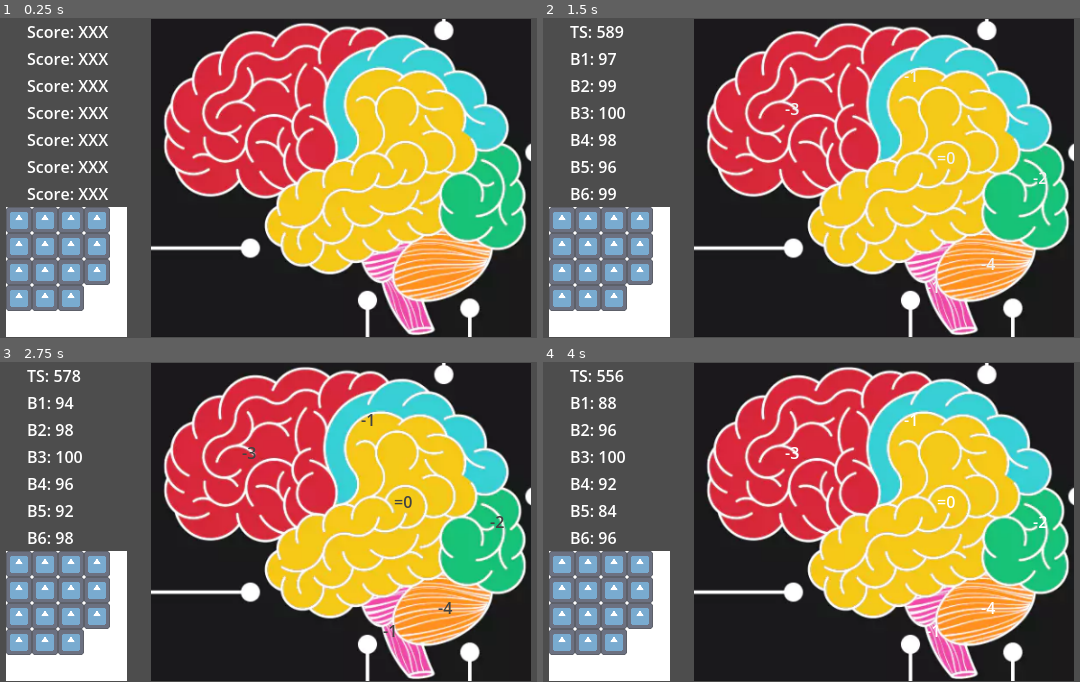
Above: before the commit, frames 1-4 (two rows, left to right).
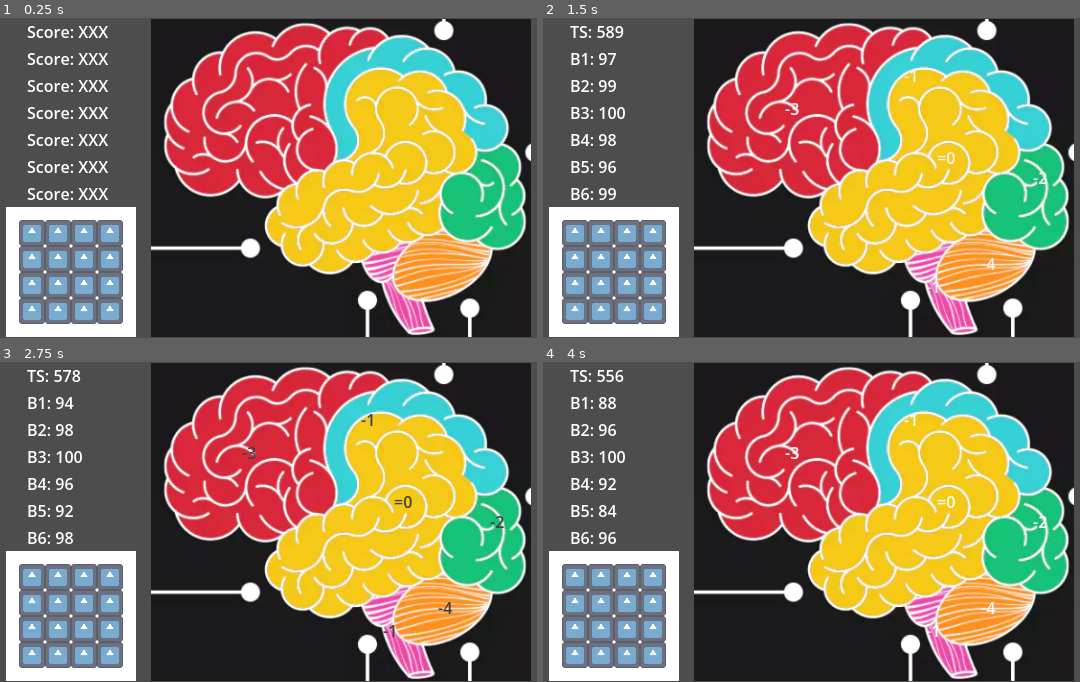
Above: after the commit, the same moments.

Repository: SebastianLRinaldi/DoYouWannaJam2026
Game: Godot game, scene res://root.tscn
The game is run twice, just before and just after one commit, with the same random seed, the same clock (stepped at 60 frames per second) and the same inputs. The engine's default icon, where the game draws it, is replaced by a stand-in: a white triangle on a blue panel in a dark square.
Inputs (mouse positions are in pixels of both pictures, inside the frame that each line leads up to):
- Up to frame 1 (0.25 s): no input
- Up to frame 2 (1.5 s): tap Enter at 0.5 s; move the mouse to (612, 30) at 0.52 s; click (612, 30) at 0.67 s; tap Space at 1.25 s; move the mouse to (612, 59) at 1.27 s; click (612, 59) at 1.42 s
- Up to frame 3 (2.75 s): move the mouse to (69, 429) at 2.02 s; click (69, 429) at 2.17 s
- Up to frame 4 (4 s): move the mouse to (612, 458) at 2.77 s; click (612, 458) at 2.92 s; tap Enter at 3.5 s; move the mouse to (612, 483) at 3.52 s; click (612, 483) at 3.67 s

The runs differ from the first frame. In frame 1, 6.9% of the frame differs, in the area x 1-26%, y 59-100%; in frame 2, 6.9%; in frame 3, 6.9%; in frame 4, 6.9%.

Commit message:
grid setup

Diff:
--- a/root.gd
+++ b/root.gd
@@ -14,7 +14,7 @@
 
 const ELECTRODE = preload("uid://bx35ptbx7ue23")
 
-var electrode_count = 15
+var electrode_count = 16
 
 var total_points = 100
 var points_removed
@@ -24,8 +24,8 @@
 func _ready() -> void:
 	var x = 0
 	var y = 0
-	var x_offset = 13
-	var y_offset = 13
+	var x_offset = 26
+	var y_offset = 26
 	for temp_idx in range(electrode_count):
 		var ET = ELECTRODE.instantiate()
 		eletrode_container.add_child(ET)
--- a/root.tscn
+++ b/root.tscn
@@ -94,8 +94,8 @@
 position = Vector2(28, 189)
 
 [node name="ColorRect" type="ColorRect" parent="EletrodeContainer" unique_id=2001571162]
-offset_right = 121.0
-offset_bottom = 129.62317
+offset_right = 130.0
+offset_bottom = 130.0
 mouse_filter = 2
 
 [node name="BrainZone" parent="." unique_id=3999878 instance=ExtResource("4_jnlp7")]
